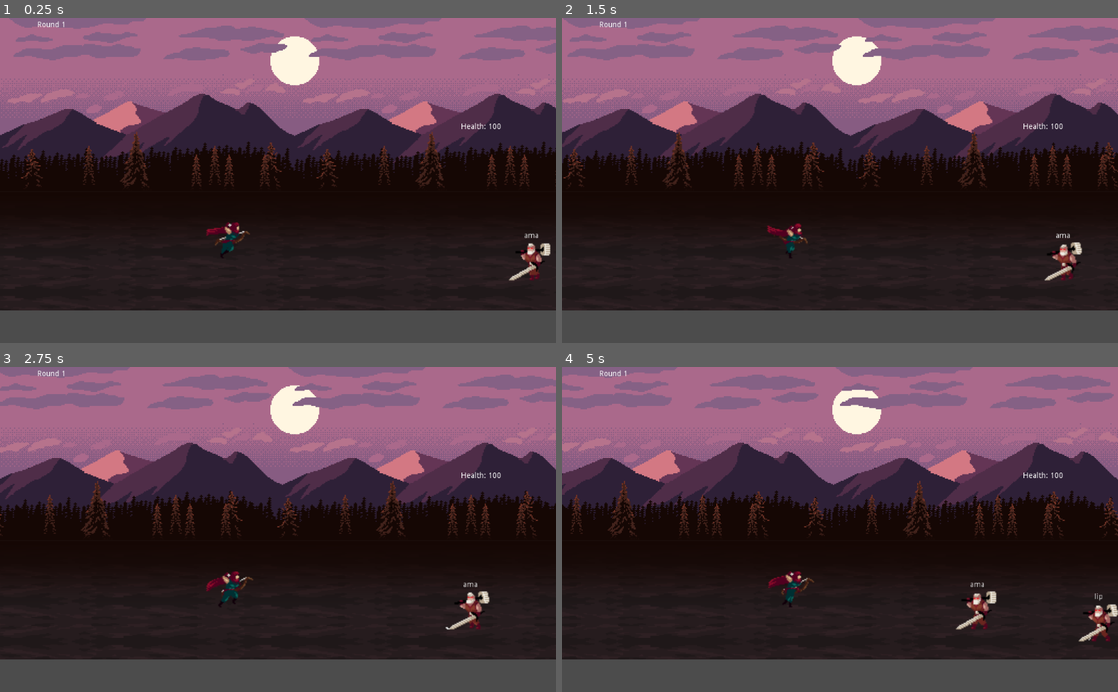
Above: before the commit, frames 1-4 (two rows, left to right).
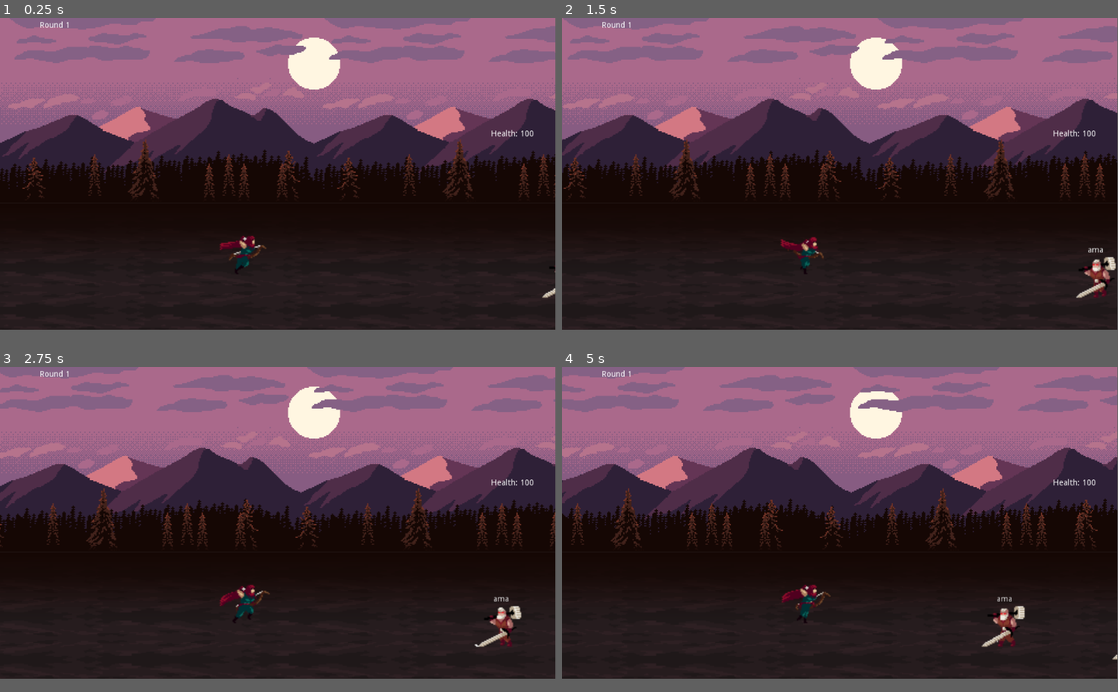
Above: after the commit, the same moments.

Repository: ACubed/Archetype
Game: Godot game, scene res://Scenes/World.tscn
Two runs of this game, one before a commit and one after it. Both use one fixed random seed, a clock stepped at 60 frames per second and the inputs below.
Inputs:
- Up to frame 1 (0.25 s): no input
- Up to frame 2 (1.5 s): tap Enter at 0.5 s; tap Backspace at 0.6, 1.35 s; tap Space at 0.77 s
- Up to frame 3 (2.75 s): tap Space at 1.52 s; tap Backspace at 2.1 s
- Up to frame 4 (5 s): tap Backspace at 2.85, 3.6, 4.35 s; tap Space at 3.02, 3.77, 4.52 s
In our replay, the window is 800x468 before the commit and 799x449 after it. These sizes can differ from the game's own. Grey fills any space a smaller window leaves; there, only what the larger window draws over its background counts as a difference.

The runs differ from the first frame. In frame 1, 25% of the frame differs, in the area x 0-100%, y 0-96%; in frame 2, 25%; in frame 3, 25%; in frame 4, 25%.

Commit message:
Bass kicks in on first kill.
- Fixed window size.

Diff:
--- a/Scripts/read_input.gd
+++ b/Scripts/read_input.gd
@@ -140,6 +140,10 @@
 
 func kill_enemy():
 	enemies_killed += 1
+
+	if enemies_killed == 1:
+		audio_enable("audio_bass_1")
+
 	stop_running()
 	sprite.play("Attack")
 
@@ -192,21 +196,8 @@
 	for audio_node in get_node("audio_node").get_children():
 		audio_node.volume_db = -80
 		audio_node.play()
-	get_node("audio_node/audio_bass_1").volume_db = 1
-	get_node("audio_node/audio_percussion_1").volume_db = 1
-	get_node("audio_node/audio_string_beat_1").volume_db = 1
-
-func music_intensify_1():
-	for audio_node in get_node("audio_node").get_children():
-		audio_node.volume_db = -80
-		audio_node.play()
-	get_node("audio_node/audio_bass_1").volume_db = 1
-	get_node("audio_node/audio_percussion_1").volume_db = 1
-	get_node("audio_node/audio_string_beat_1").volume_db = 1
-
-func add_frozen_strings(num):
-	get_node("audio_node/audio_string_frozen_1").volume_db = 1
-	get_node("audio_node/audio_string_frozen_2").volume_db = 1
+	audio_enable("audio_percussion_1")
+	audio_enable("audio_string_beat_1")
 
 func audio_enable(layer_name):
 	get_node("audio_node/" + layer_name).volume_db = 1
--- a/project.godot
+++ b/project.godot
@@ -19,6 +19,12 @@
 run/main_scene="res://Scenes/World.tscn"
 config/icon="res://icon.png"
 
+[display]
+
+window/size/width=960
+window/size/height=540
+window/size/resizable=false
+
 [rendering]
 
 environment/default_environment="res://default_env.tres"
